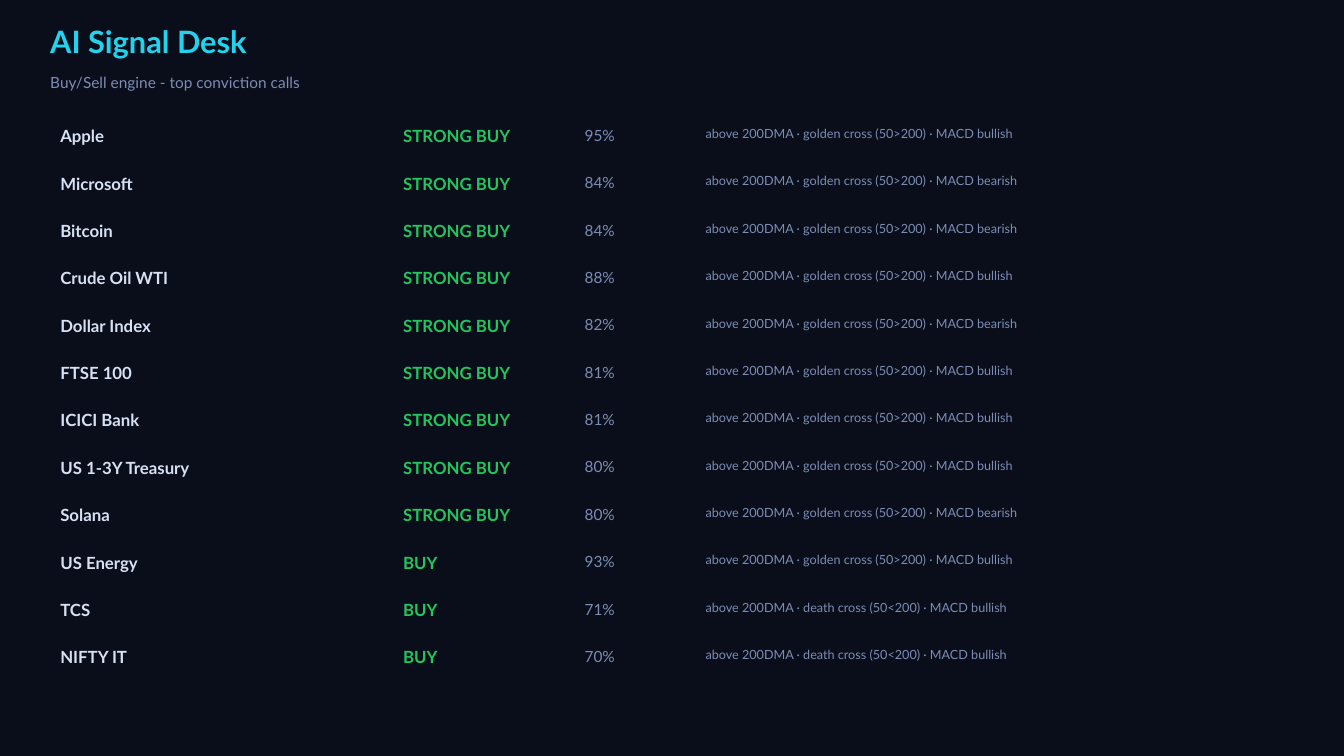
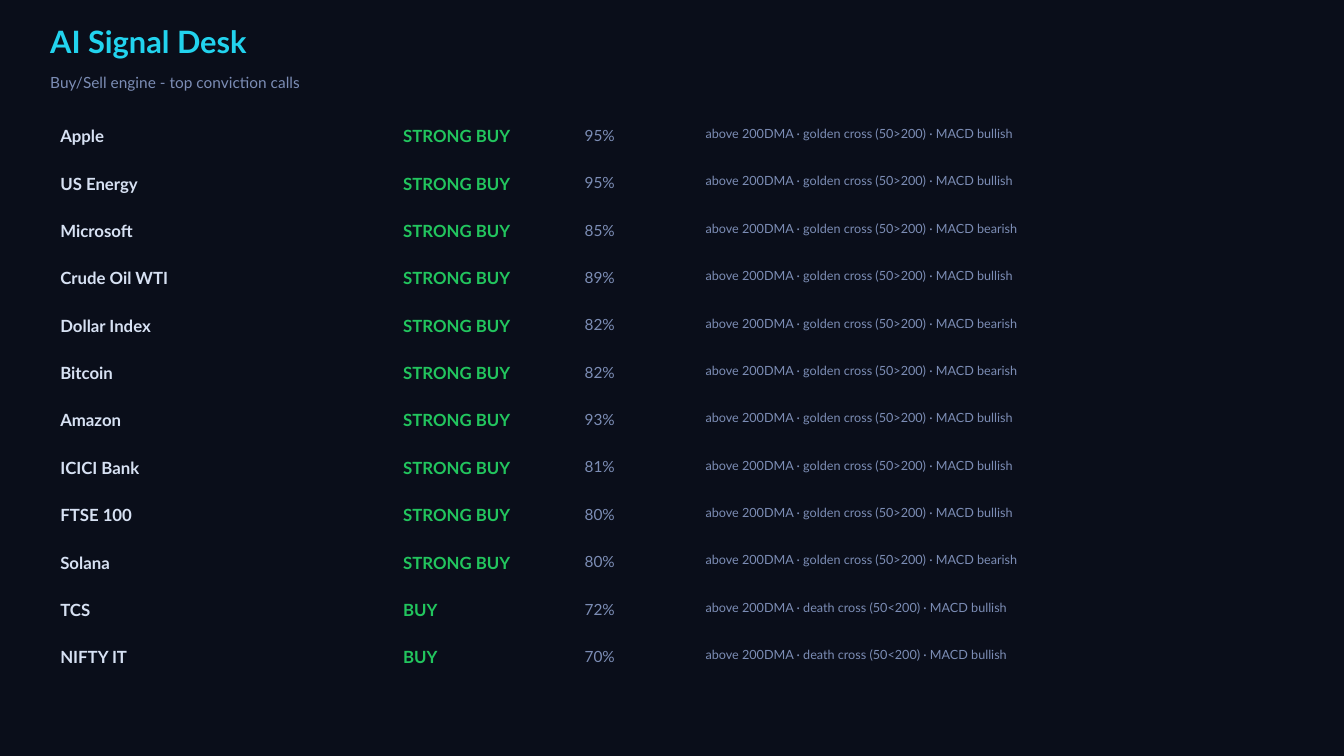
Before and after one commit to Pravkum23/pmr-terminal, a slide deck: slide 4 of docs/pmr_daily.pptx. Drawn at 1344x756 pixels with LibreOffice and Linux fonts; fonts in the diff are those of the drawing. Boxes give left, top, right and bottom in pixels: in the first picture for what was removed or moved away, otherwise in the second. Text is boxed around its words. In the diff, an @@ line names an element or a change of style, - is before the commit and + after.

```diff
--- a/docs/pmr_daily.pptx
+++ b/docs/pmr_daily.pptx
@@ text "US Energy": place and size @@
-text "US Energy" at <box>60,556,138,572</box>
+text "US Energy" at <box>60,177,138,193</box>
@@ text at <box>585,177,615,188</box>: text changed @@
-84%
+95%
@@ text at <box>706,175,1013,187</box>: text changed @@
-above 200DMA · golden cross (50>200) · MACD bearish
+above 200DMA · golden cross (50>200) · MACD bullish
@@ text removed at <box>60,224,113,237</box> @@
-Bitcoin
@@ text at <box>585,225,615,236</box>: text changed @@
-84%
+85%
@@ text at <box>585,272,615,283</box>: text changed @@
-88%
+89%
@@ text at <box>60,366,113,379</box>: text changed @@
-FTSE 100
+Bitcoin
@@ text at <box>585,367,615,378</box>: text changed @@
-81%
+82%
@@ text at <box>706,365,1017,377</box>: text changed @@
-above 200DMA · golden cross (50>200) · MACD bullish
+above 200DMA · golden cross (50>200) · MACD bearish
@@ text added at <box>60,414,121,426</box>, 12 pt, text #D7E1F3, bold @@
+Amazon
@@ text "93%": place and size @@
-text "93%" at <box>585,556,615,567</box>
+text "93%" at <box>585,414,615,425</box>
@@ text removed at <box>60,461,190,477</box> @@
-US 1-3Y Treasury
@@ 3 texts: place and size @@
-3 texts at <box>60,177,615,426</box>
+3 texts at <box>60,224,615,474</box>
@@ text added at <box>60,508,132,521</box>, 12 pt, text #D7E1F3, bold @@
+FTSE 100
@@ text at <box>706,507,1013,519</box>: text changed @@
-above 200DMA · golden cross (50>200) · MACD bearish
+above 200DMA · golden cross (50>200) · MACD bullish
@@ text "Solana": place and size @@
-text "Solana" at <box>60,508,109,521</box>
+text "Solana" at <box>60,556,109,569</box>
@@ text at <box>403,556,510,569</box>: text changed @@
-BUY
+STRONG BUY
@@ text "80%": place and size @@
-text "80%" at <box>585,461,615,472</box>
+text "80%" at <box>585,556,615,567</box>
@@ text at <box>706,554,1017,566</box>: text changed @@
-above 200DMA · golden cross (50>200) · MACD bullish
+above 200DMA · golden cross (50>200) · MACD bearish
@@ text at <box>585,604,615,615</box>: text changed @@
-71%
+72%
```
Also in this commit, not shown: 3 other slides changed, 3 other files.
